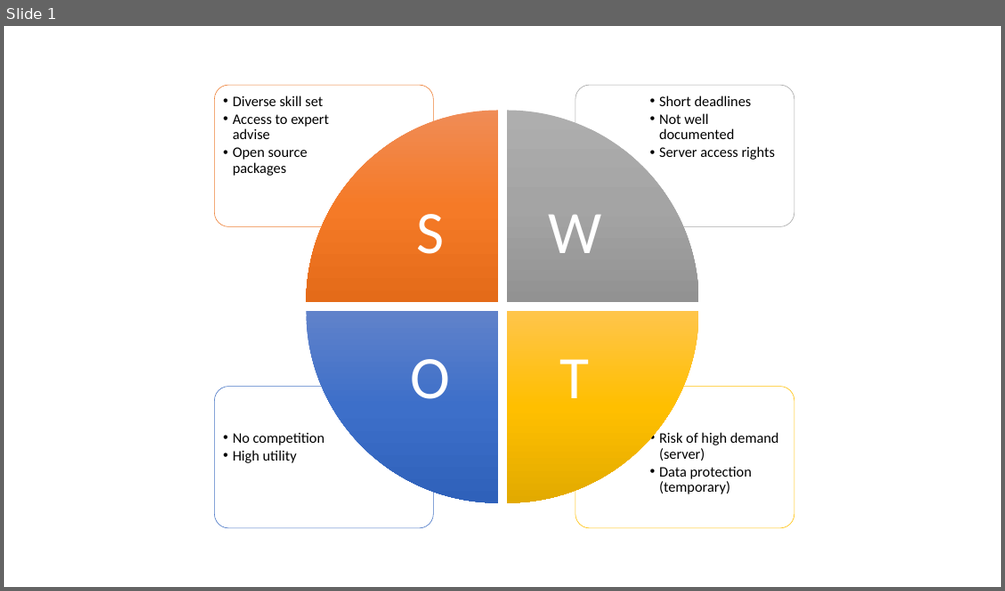
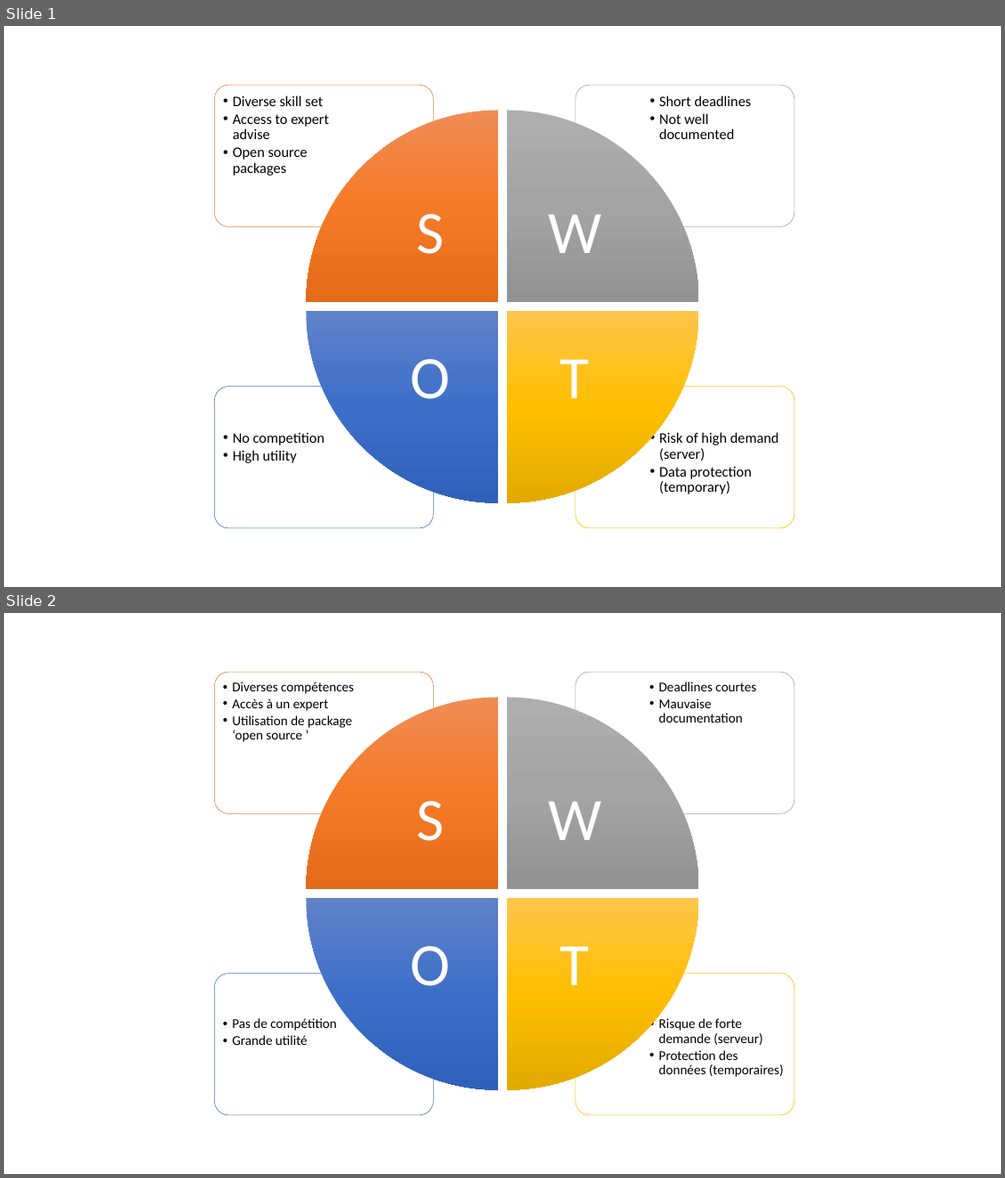
Before and after one commit to materrien/Projet-INSERM, a slide deck: Swot.pptx. Shown one above the other, each under a label of ours: slide 1 before the commit, slides 1 and 2 after it. The pictures are 1005x591 and 1005x1178 pixels, drawn with LibreOffice and Linux fonts; fonts in the diff are those of the drawing. Boxes give left, top, right and bottom in pixels: in the first picture for what was removed or moved away, otherwise in the second. Text is boxed around its words. In the diff, an @@ line names an element or a change of style, - is before the commit and + after.

```diff
--- a/Swot.pptx
+++ b/Swot.pptx
@@ slide 2 added at box(4, 613, 1001, 1174), background #FFFFFF @@
@@ group added at box(214, 672, 794, 1116): 8 texts, 4 rounded rectangles, 4 pie wedges @@
+  •• Risque de forte demande (serveur)
+  •• Protection des données (temporaires)
+  •• Pas de compétition
+  •• Grande utilité
+  •• Deadlines courtes
+  •• Mauvaise documentation
+  •• Diverses compétences
+  •• Accès à un expert
+  •• Utilisation de package ‘open source ’
+S
+W
+T
+O
@@ slide 1 changed as well @@
@@ text at box(659, 146, 775, 160): paragraph removed @@
-  •• Server access rights
```
Also in this commit, not shown: 1 other file.
